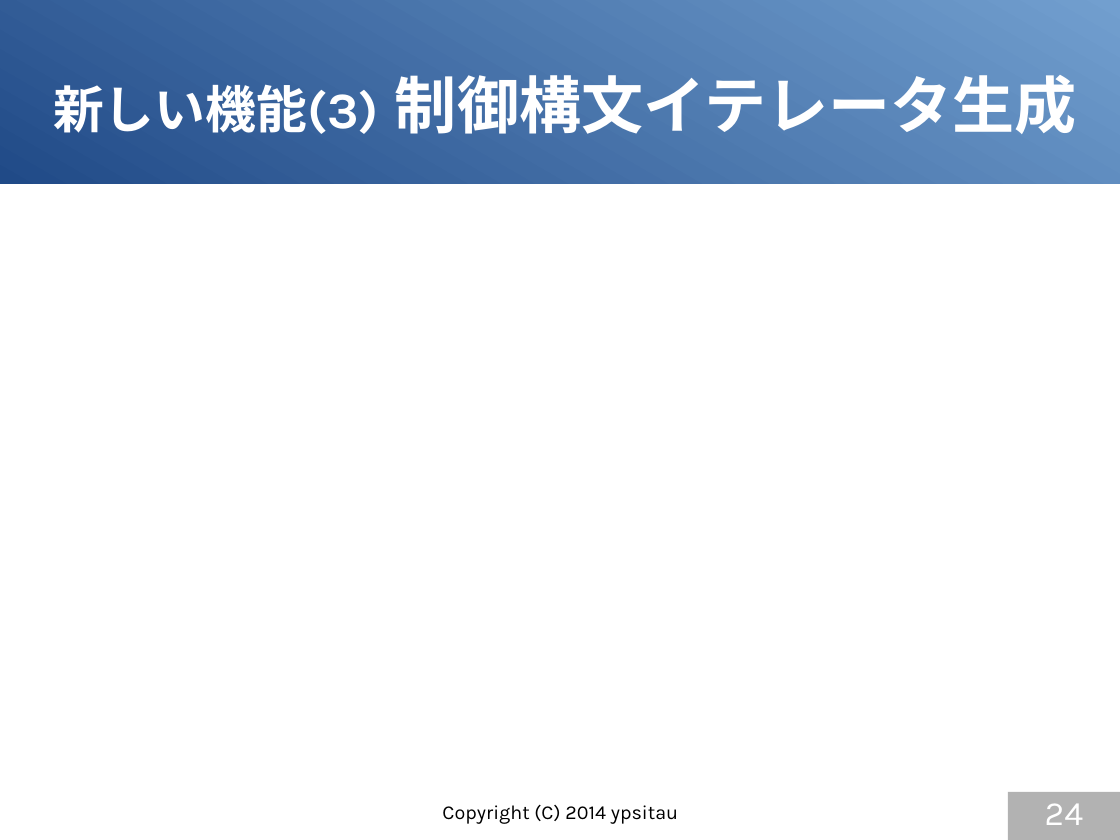
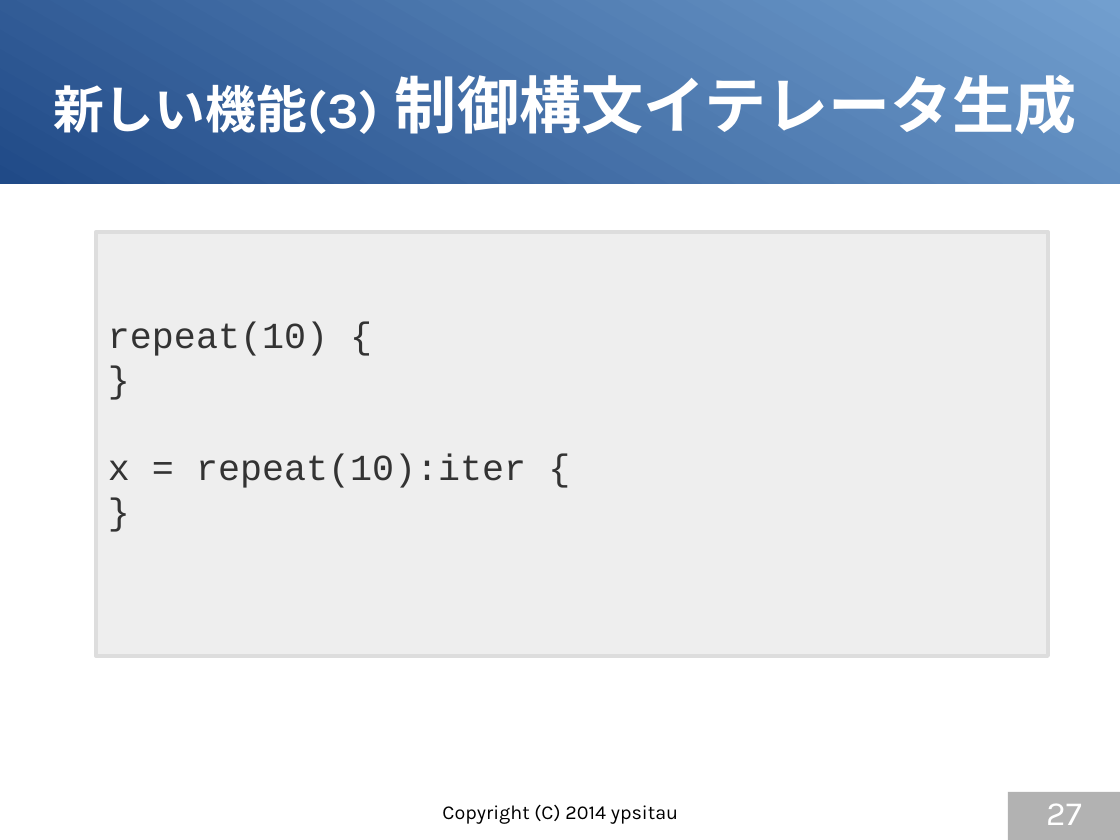
Before and after one commit to gura-lang/gura-doc, a slide deck: slide 27 of presentation/gura-introduction.odp (slide 24 before the commit). Drawn at 1120x840 pixels with LibreOffice and Linux fonts; fonts in the diff are those of the drawing. Boxes give left, top, right and bottom in pixels: in the first picture for what was removed or moved away, otherwise in the second. Text is boxed around its words. In the diff, an @@ line names an element or a change of style, - is before the commit and + after.

```diff
--- a/presentation/gura-introduction.odp
+++ b/presentation/gura-introduction.odp
@@ rectangle added at [96, 232, 1048, 656], fill #EEEEEE, outline #DDDDDD 2.83 pt, 26 pt, text #333333 @@
+repeat(10) {
+}
+x = repeat(10):iter {
+}
@@ page number at [1046, 803, 1082, 825]: text changed @@
-24
+27
```
Also in this commit, not shown: 8 other slides changed, 4 slides added.
